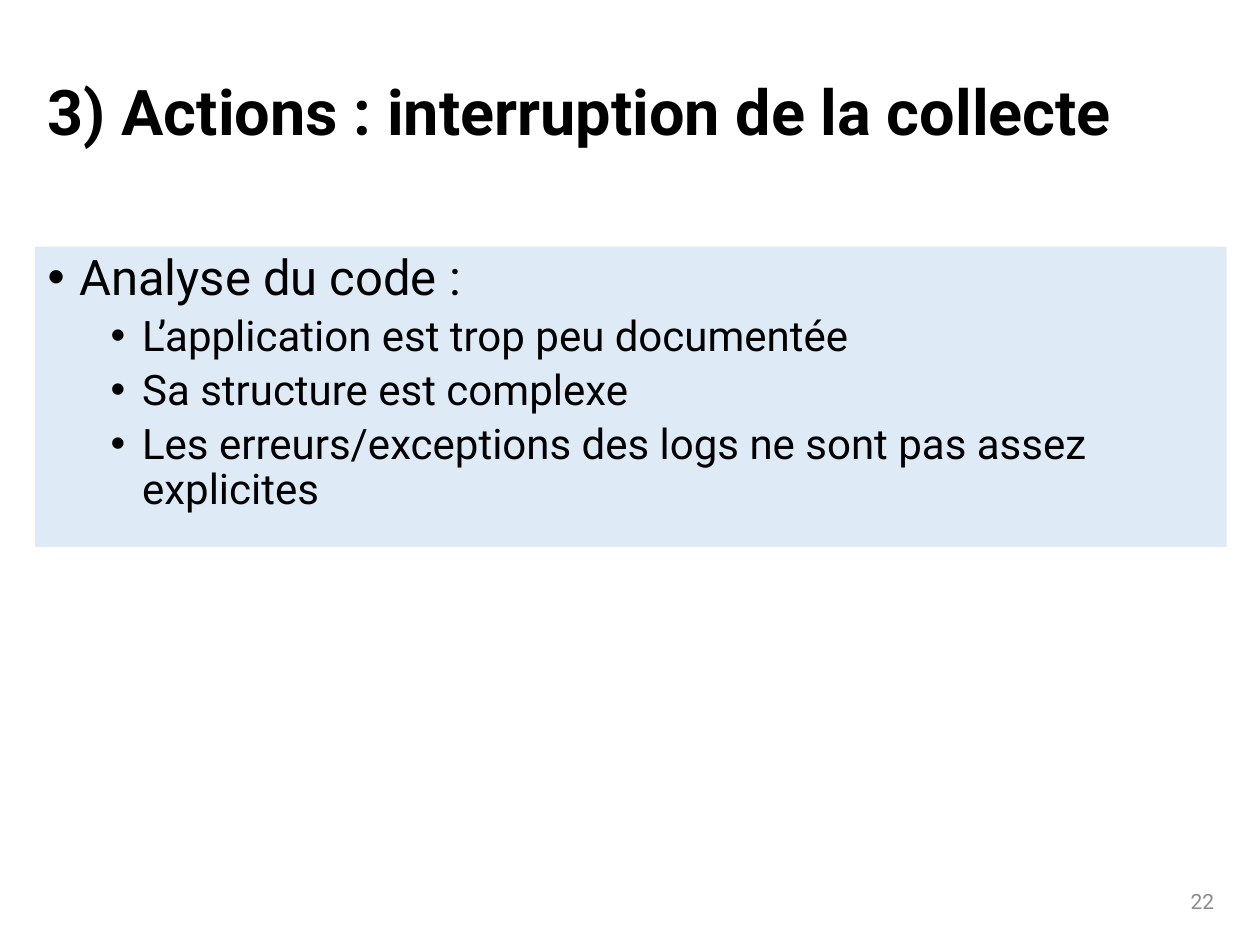
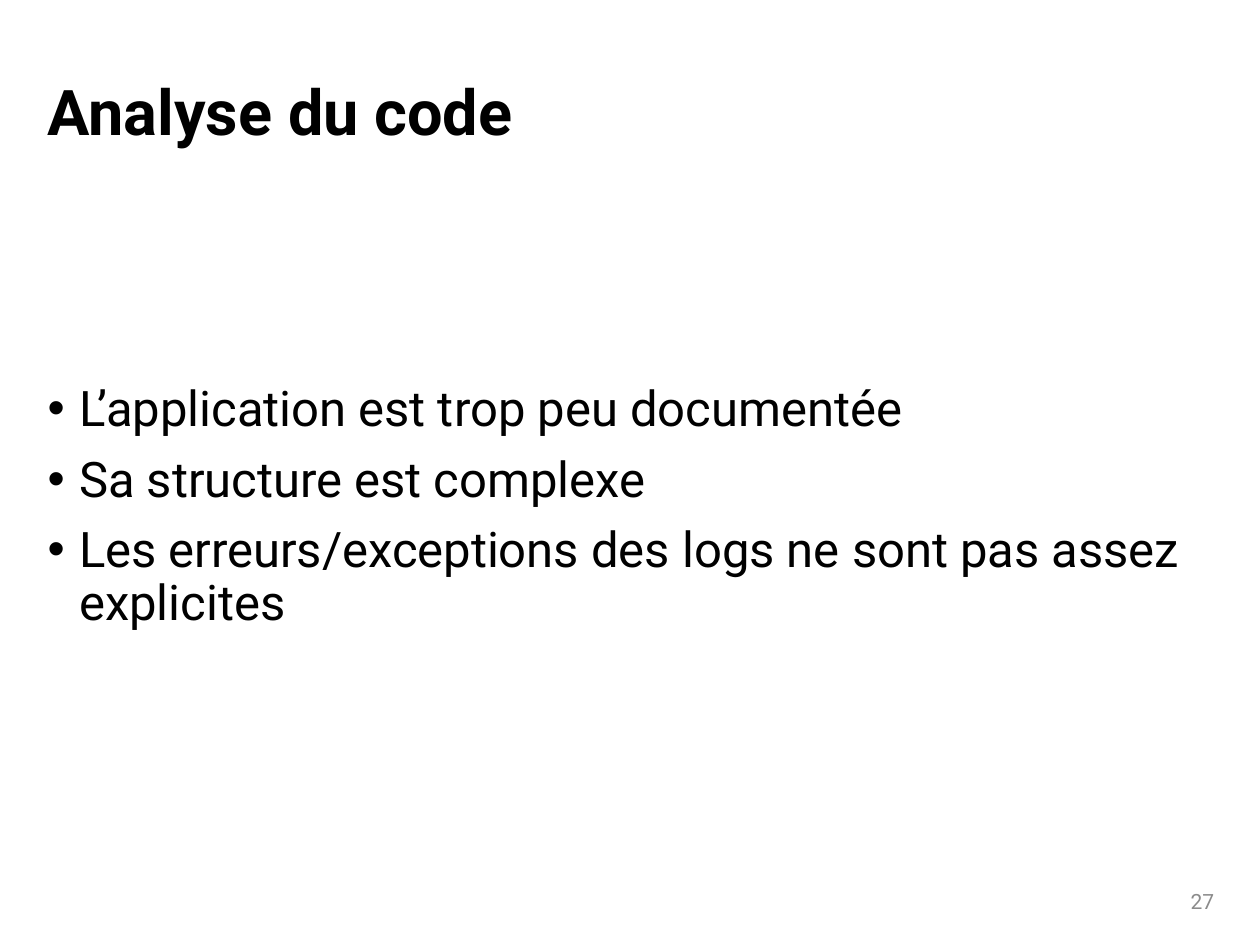
Before and after one commit to dosi-slides/2015_10_geomedia, a slide deck: slide 27 of slides.pptx (slide 22 before the commit). Drawn at 1260x945 pixels with LibreOffice and Linux fonts; fonts in the diff are those of the drawing. Boxes give left, top, right and bottom in pixels: in the first picture for what was removed or moved away, otherwise in the second. Text is boxed around its words. In the diff, an @@ line names an element or a change of style, - is before the commit and + after.

```diff
--- a/slides.pptx
+++ b/slides.pptx
@@ title at [48, 87, 512, 149]: text changed @@
-3) Actions : interruption de la collecte
+Analyse du code
@@ text at [79, 258, 437, 306]: paragraph removed @@
-• Analyse du code :
@@ text "L’application est trop peu documentée": place and size @@
-text "L’application est trop peu documentée" at [35, 247, 1227, 547]
+text "L’application est trop peu documentée" at [79, 389, 1179, 630]
@@ text "L’application est trop peu documentée" at [79, 389, 1179, 630]: size 24 to 28 pt; list level 2 to 1 in "L’application est trop peu documentée"; list level 2 to 1 in "Sa structure est complexe"; list level 2 to 1 in "Les erreurs/exceptions des logs ne ..."; fill #DEEBF7 to none @@
@@ page number at [1191, 894, 1215, 909]: text changed @@
-22
+27
```
Also in this commit, not shown: 18 other slides changed, 20 slides added, 5 slides removed, 1 other file.
